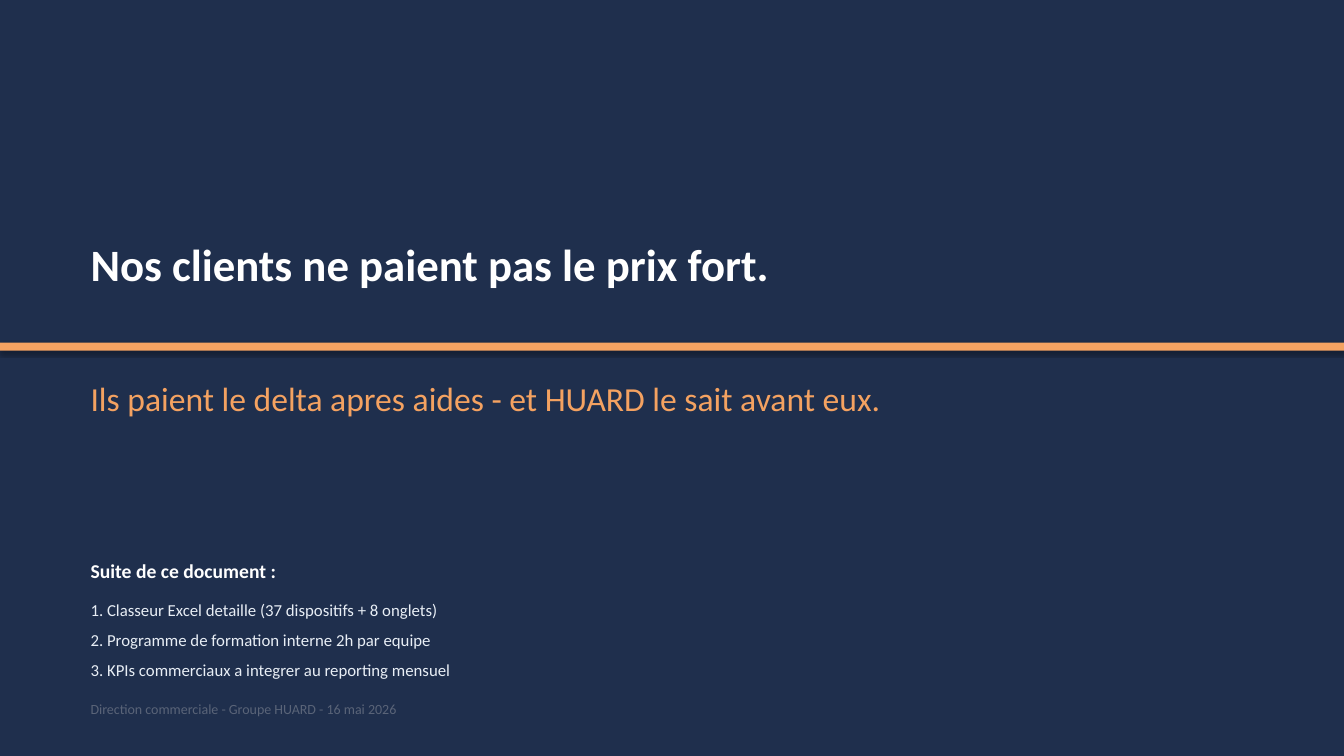
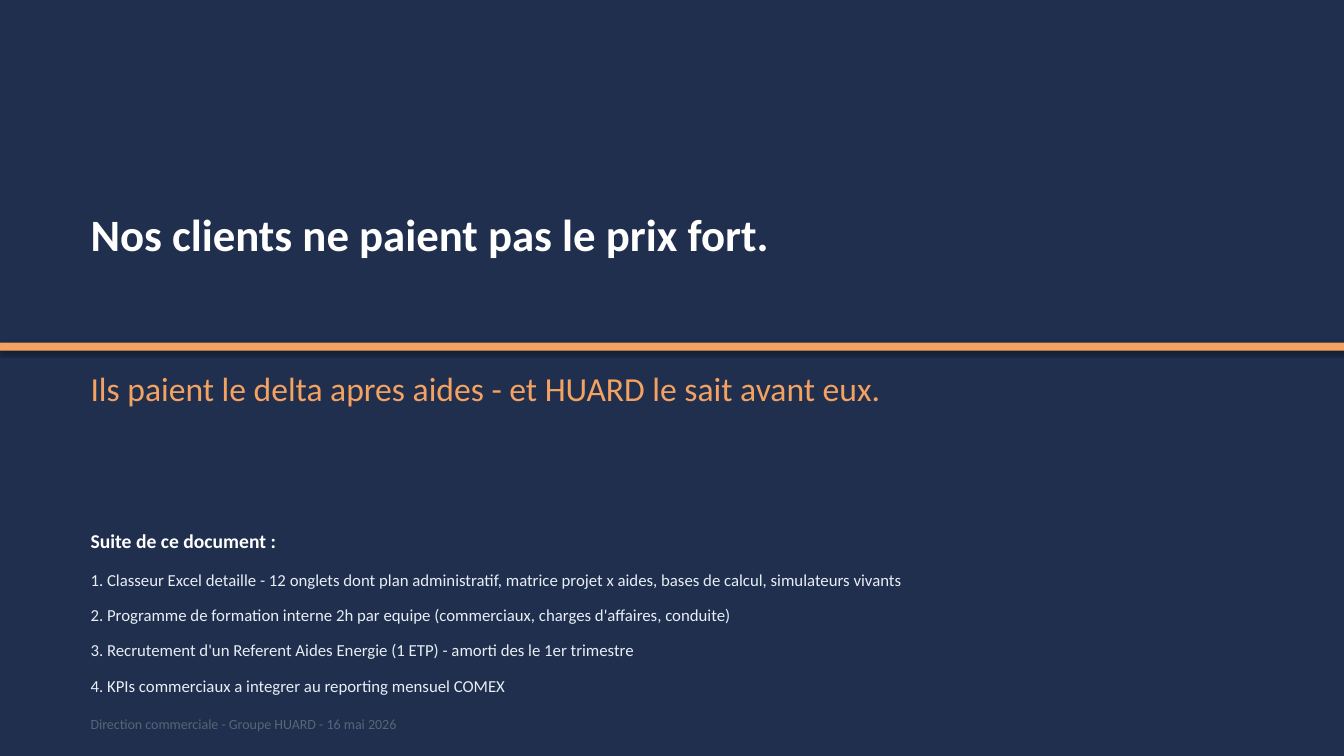
Before and after one commit to Alexhuard/huard-app-legal, a slide deck: slide 22 of commercial-aides-energie/Aides-Primes-Energie-HUARD-2026.pptx (slide 16 before the commit). Drawn at 1344x756 pixels with LibreOffice and Linux fonts; fonts in the diff are those of the drawing. Boxes give left, top, right and bottom in pixels: in the first picture for what was removed or moved away, otherwise in the second. Text is boxed around its words. In the diff, an @@ line names an element or a change of style, - is before the commit and + after.

```diff
--- a/commercial-aides-energie/Aides-Primes-Energie-HUARD-2026.pptx
+++ b/commercial-aides-energie/Aides-Primes-Energie-HUARD-2026.pptx
@@ text "Nos clients ne paient pas ...": place and size @@
-text "Nos clients ne paient pas ..." at bbox=[91, 249, 769, 288]
+text "Nos clients ne paient pas ..." at bbox=[91, 219, 769, 258]
@@ text "Ils paient le delta apres ...": place and size @@
-text "Ils paient le delta apres ..." at bbox=[91, 387, 880, 417]
+text "Ils paient le delta apres ..." at bbox=[91, 377, 880, 407]
@@ text "Suite de ce document :": place and size @@
-text "Suite de ce document :" at bbox=[91, 564, 266, 578]
+text "Suite de ce document :" at bbox=[91, 534, 266, 548]
@@ text at bbox=[91, 574, 902, 589]: text changed @@
-1. Classeur Excel detaille (37 dispositifs + 8 onglets)
+1. Classeur Excel detaille - 12 onglets dont plan administratif, matrice projet x aides, bases de calcul, simulateurs vivants
@@ text at bbox=[91, 609, 730, 624]: text changed @@
-2. Programme de formation interne 2h par equipe
+2. Programme de formation interne 2h par equipe (commerciaux, charges d'affaires, conduite)
@@ text added at bbox=[91, 644, 634, 659], 12 pt, text #E8EEF5 @@
+3. Recrutement d'un Referent Aides Energie (1 ETP) - amorti des le 1er trimestre
@@ text at bbox=[91, 680, 505, 695]: text changed @@
-3. KPIs commerciaux a integrer au reporting mensuel
+4. KPIs commerciaux a integrer au reporting mensuel COMEX
@@ text "Direction commerciale - Groupe HUARD ...": place and size @@
-text "Direction commerciale - Groupe HUARD ..." at bbox=[91, 705, 396, 716]
+text "Direction commerciale - Groupe HUARD ..." at bbox=[91, 720, 396, 731]
```
Also in this commit, not shown: 14 other slides changed, 6 slides added, 3 other files.
